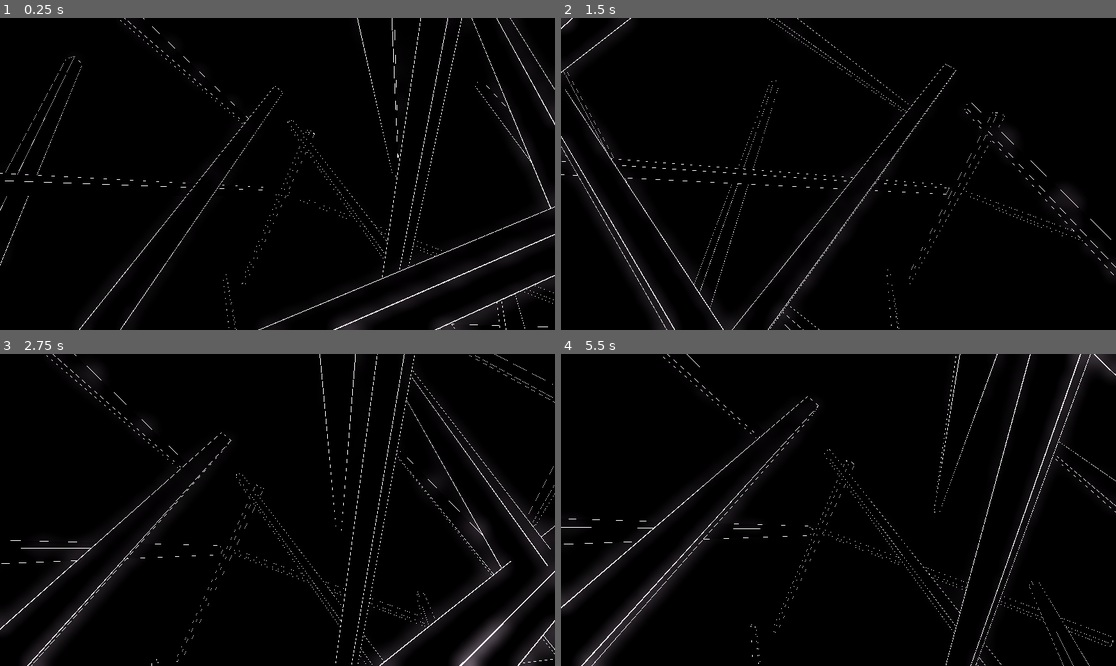
Above: before the commit, frames 1-4 (two rows, left to right).
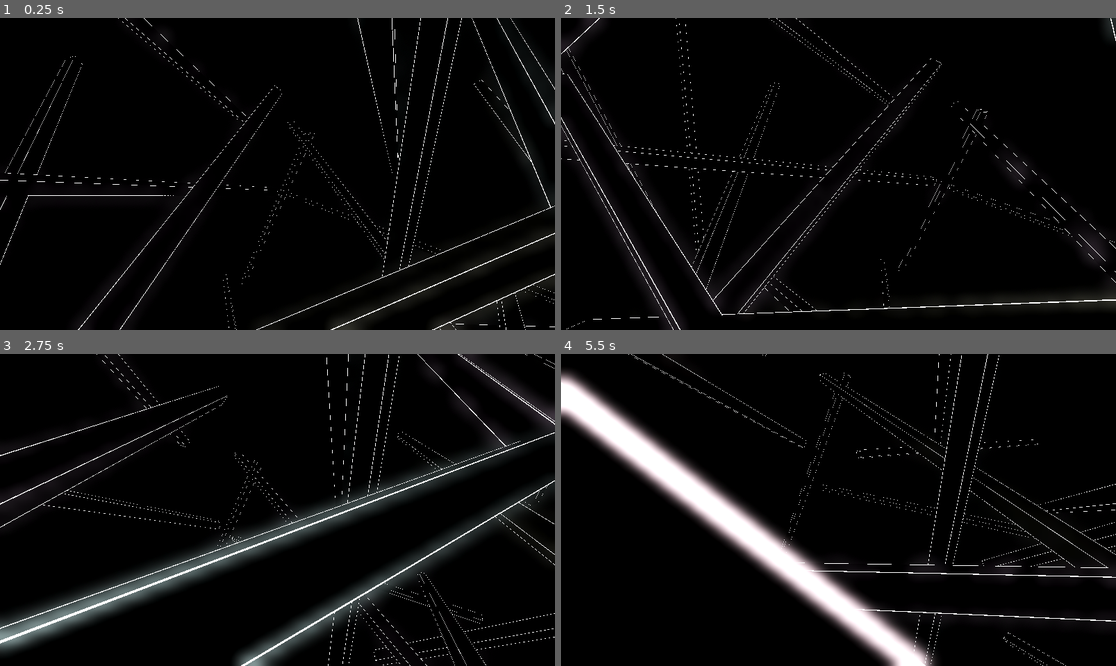
Above: after the commit, the same moments.

Repository: sigifredo/orbitfog
Game: Godot game, scene res://main.tscn
The game is run twice, just before and just after one commit, with the same random seed, the same clock (stepped at 60 frames per second) and the same inputs.
Inputs (mouse positions are in pixels of both pictures, inside the frame that each line leads up to):
- Up to frame 1 (0.25 s): no input
- Up to frame 2 (1.5 s): move the mouse to (866, 174) at 0.52 s; hold Shift (run, bound only after the commit) 0.53-1.28 s; hold W (move_forward) from 0.53 s (still down); tap Space (jump, bound only after the commit) at 0.77, 0.8, 1.07, 1.35 s; move the mouse to (810, 174) at 1.27 s
- Up to frame 3 (2.75 s): keep holding W (move_forward); tap Space (jump, bound only after the commit) at 1.52, 1.82, 2.3 s; tap Shift (run, bound only after the commit) at 1.55 s; move the mouse to (288, 503) at 2.02 s; press the mouse at (288, 503) at 2.03 s
- Up to frame 4 (5.5 s): keep holding W (move_forward); move the mouse to (832, 516) at 2.77 s; release the mouse at (832, 516) at 2.78 s; tap Shift (run, bound only after the commit) at 2.85, 4.55 s; tap Space (jump, bound only after the commit) at 3.02, 3.32, 3.77, 3.8, 4.07, 4.35, 4.52, 4.82, 5.3 s; move the mouse to (877, 513) at 3.52 s; hold Shift (run, bound only after the commit) 3.53-4.28 s; move the mouse to (794, 506) at 4.27 s; move the mouse to (844, 510) at 5.02 s; press the mouse at (844, 510) at 5.03 s

The runs differ from the first frame. In frame 1, 1.7% of the frame differs, in the area x 0-100%, y 0-100%; in frame 2, 3.2%; in frame 3, 17%; in frame 4, 15%.

Commit message:
Se implementa el cambio de fov al correr.

Diff:
--- a/main.tscn
+++ b/main.tscn
@@ -33,3 +33,4 @@
 
 [node name="player" parent="." instance=ExtResource("3_kadcm")]
 collision_layer = 0
+orbit = false
--- a/objetos/building.gd
+++ b/objetos/building.gd
@@ -1,5 +1,6 @@
 extends StaticBody3D
 class_name Building
+
 
 @export_range(0.0, 10.0, 0.1)
 var color_change_speed: float = 0.05
@@ -9,17 +10,25 @@
 var time:float = 0.0
 
 
+func _create_material() -> StandardMaterial3D:
+	var material = StandardMaterial3D.new()
+
+	material.emission_enabled = true
+	material.emission_energy_multiplier = 10
+	material.emission = Color(0.65, 0.33, 1.0)
+
+	return material
+
+
 # Called when the node enters the scene tree for the first time.
 func _ready() -> void:
-	var mesh:MeshInstance3D = get_node("neon01")
+	var neon_parent:Node3D = get_node('neon')
 
-	if mesh:
-		var material = mesh.get_active_material(0)
+	if neon_parent:
+		shared_material = _create_material()
 
-		if material is StandardMaterial3D:
-			shared_material = material
-			shared_material.emission_enabled = true
-
+		for neon in neon_parent.get_children():
+			neon.material_override = shared_material
 
 # Called every frame. 'delta' is the elapsed time since the previous frame.
 func _process(delta: float) -> void:
@@ -27,4 +36,9 @@
 
 	if shared_material:
 		var cc:Color = shared_material.emission
-		shared_material.emission = Color.from_hsv(fmod(time * color_change_speed, 1.0), cc.s, cc.v)
+
+		shared_material.emission = Color.from_hsv(
+			fmod(time * color_change_speed + position.x + position.y + position.x, 1.0),
+			cc.s,
+			cc.v
+		)
--- a/objetos/building.tscn
+++ b/objetos/building.tscn
@@ -6,26 +6,19 @@
 size = Vector3(10, 500, 10)
 
 [sub_resource type="StandardMaterial3D" id="StandardMaterial3D_snwx7"]
-albedo_color = Color(0, 0, 0, 1)
-uv1_triplanar = true
+metallic = 1.0
+roughness = 0.1
 
 [sub_resource type="BoxMesh" id="BoxMesh_pqt1q"]
 material = SubResource("StandardMaterial3D_snwx7")
 size = Vector3(10, 500, 10)
 
-[sub_resource type="StandardMaterial3D" id="StandardMaterial3D_e3udm"]
-emission_enabled = true
-emission = Color(0.655089, 0.339483, 1, 1)
-emission_energy_multiplier = 10.0
-
 [sub_resource type="CylinderMesh" id="CylinderMesh_sxjb1"]
-material = SubResource("StandardMaterial3D_e3udm")
 top_radius = 0.1
 bottom_radius = 0.1
 height = 500.0
 
 [sub_resource type="CylinderMesh" id="CylinderMesh_rwynh"]
-material = SubResource("StandardMaterial3D_e3udm")
 top_radius = 0.1
 bottom_radius = 0.1
 height = 10.0
--- a/objetos/player.gd
+++ b/objetos/player.gd
@@ -1,11 +1,20 @@
 extends CharacterBody3D
 class_name Player
 
-@onready var camera: Camera3D = $camera
+@onready var camera_mount: Node3D = $camera_mount
+@onready var camera: Camera3D = $camera_mount/camera
 
+@export var speed:float = 5.0
+@export var orbit:bool = true
 @export var sens_horizontal:float = 0.5
 @export var sens_vertical:float = 0.5
-@export var speed:float = 5.0
+@export var walk_fov:float = 75.0
+@export var run_fov:float = 95.0
+
+const JUMP_VELOCITY: float = 4.5
+
+var running:bool = false
+var run_tween:Tween = null
 var pitch:float = 0.0
 
 
@@ -19,23 +28,61 @@
 	elif event.is_action_pressed('mouse_capture'):
 		Input.set_mouse_mode(Input.MOUSE_MODE_CAPTURED)
 
+	if event.is_action_pressed('run'):
+		running = true
+		_run_tween_animation(run_fov)
+	elif event.is_action_released('run'):
+		running = false
+		_run_tween_animation(walk_fov)
+
 	if Input.mouse_mode == Input.MOUSE_MODE_CAPTURED and event is InputEventMouseMotion:
-		rotate_y(deg_to_rad(-event.relative.x * sens_horizontal))
-		pitch = clamp(pitch - event.relative.y * sens_vertical, -89, 89)
-		camera.rotation_degrees.x = pitch
+		if orbit:
+			rotate_y(deg_to_rad(-event.relative.x * sens_horizontal))
+			pitch = clamp(pitch - event.relative.y * sens_vertical, -89, 89)
+			camera_mount.rotation_degrees.x = pitch
+		else:
+			rotate_y(deg_to_rad(-event.relative.x * sens_horizontal))
+			var new_pitch:float = camera_mount.rotation.x + deg_to_rad(-event.relative.y * sens_vertical)
+			camera_mount.rotation.x = clamp(new_pitch, -PI / 2.0, PI / 2.0)
+
+func _physics_process(delta: float) -> void:
+
+	if not orbit:
+		if is_on_floor():
+			if Input.is_action_just_pressed('jump'):
+				velocity.y = JUMP_VELOCITY
+		else:
+			# Add the gravity.
+			velocity += get_gravity() * delta
+
+	var real_speed:float = speed * 2.0 if running else speed
+	var input_dir: Vector2 = Input.get_vector('move_left', 'move_right', 'move_forward', 'move_backward')
+	var forward:Vector3 = camera_mount.global_transform.basis.z.normalized()
+	var right:Vector3 = camera_mount.global_transform.basis.x.normalized()
+
+	if orbit:
+		var direction: Vector3 = (right * input_dir.x + forward * input_dir.y).normalized()
+
+		if direction:
+			velocity = direction * real_speed
+		else:
+			velocity = velocity.move_toward(Vector3.ZERO, real_speed)
+	else:
+		var direction:Vector3 = (transform.basis * Vector3(input_dir.x, 0, input_dir.y)).normalized()
+
+		if direction:
+			velocity.x = direction.x * real_speed
+			velocity.z = direction.z * real_speed
+		else:
+			velocity.x = move_toward(velocity.x, 0, real_speed)
+			velocity.z = move_toward(velocity.z, 0, real_speed)
+
+	move_and_slide()
 
 
-func _physics_process(_delta: float) -> void:
-	var input_dir: Vector2 = Input.get_vector('move_left', 'move_right', 'move_forward', 'move_backward')
+func _run_tween_animation(new_fov:float) -> void:
+	if run_tween and run_tween.is_running():
+		run_tween.kill()
 
-	var forward:Vector3 = camera.global_transform.basis.z.normalized()
-	var right:Vector3 = camera.global_transform.basis.x.normalized()
-
-	var direction: Vector3 = (right * input_dir.x + forward * input_dir.y).normalized()
-
-	if direction:
-		velocity = direction * speed
-	else:
-		velocity = velocity.move_toward(Vector3.ZERO, speed)
-
-	move_and_slide()
+	run_tween = create_tween()
+	run_tween.tween_property(camera, 'fov', new_fov, 0.3).set_trans(Tween.TRANS_SINE).set_ease(Tween.EASE_IN_OUT)
--- a/objetos/player.tscn
+++ b/objetos/player.tscn
@@ -14,5 +14,12 @@
 [node name="collision" type="CollisionShape3D" parent="."]
 shape = SubResource("CapsuleShape3D_0bs4a")
 
-[node name="camera" type="Camera3D" parent="."]
+[node name="flash" type="SpotLight3D" parent="."]
 transform = Transform3D(1, 0, 0, 0, 1, 0, 0, 0, 1, 0, 0.7, 0)
+light_energy = 0.0
+spot_angle = 18.1322
+
+[node name="camera_mount" type="Node3D" parent="."]
+transform = Transform3D(1, 0, 0, 0, 1, 0, 0, 0, 1, 0, 0.7, 0)
+
+[node name="camera" type="Camera3D" parent="camera_mount"]
--- a/project.godot
+++ b/project.godot
@@ -47,6 +47,16 @@
 "events": [Object(InputEventKey,"resource_local_to_scene":false,"resource_name":"","device":-1,"window_id":0,"alt_press …(195 unchanged characters)…
 ]
 }
+run={
+"deadzone": 0.5,
+"events": [Object(InputEventKey,"resource_local_to_scene":false,"resource_name":"","device":-1,"window_id":0,"alt_pressed":false,"shift_pressed":false,"ctrl_pressed":false,"meta_pressed":false,"pressed":false,"keycode":0,"physical_keycode":4194325,"key_label":0,"unicode":0,"location":0,"echo":false,"script":null)
+]
+}
+jump={
+"deadzone": 0.5,
+"events": [Object(InputEventKey,"resource_local_to_scene":false,"resource_name":"","device":-1,"window_id":0,"alt_pressed":false,"shift_pressed":false,"ctrl_pressed":false,"meta_pressed":false,"pressed":false,"keycode":0,"physical_keycode":32,"key_label":0,"unicode":32,"location":0,"echo":false,"script":null)
+]
+}
 
 [layer_names]
 
Not shown: 1 places in objetos/building.tscn that only renumber resources
